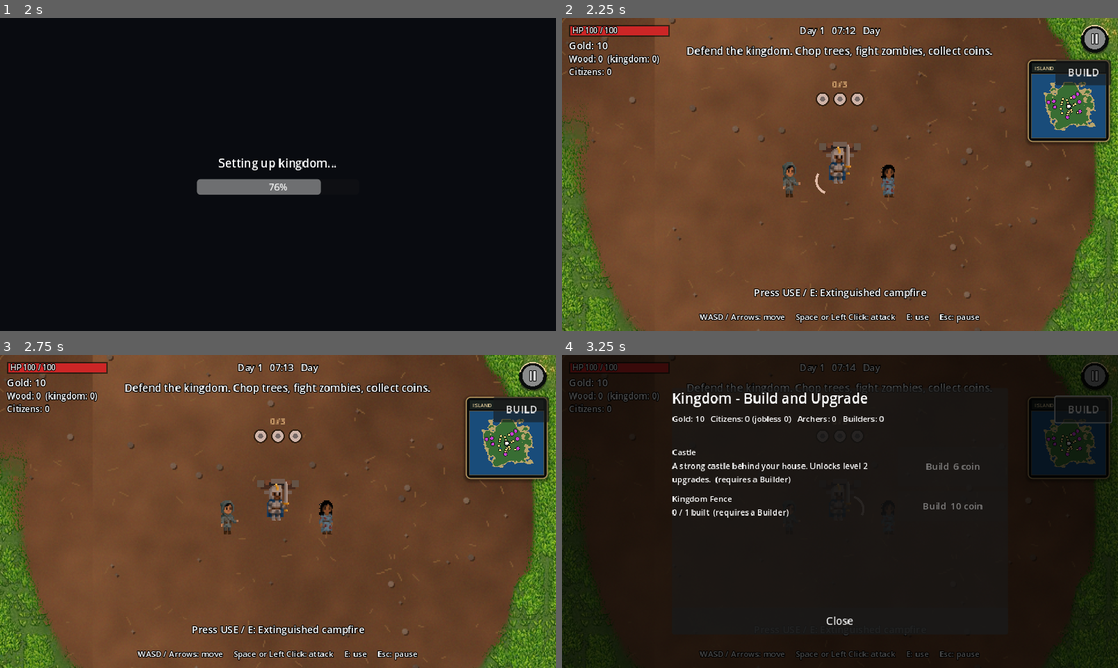
Above: before the commit, frames 1-4 (two rows, left to right).
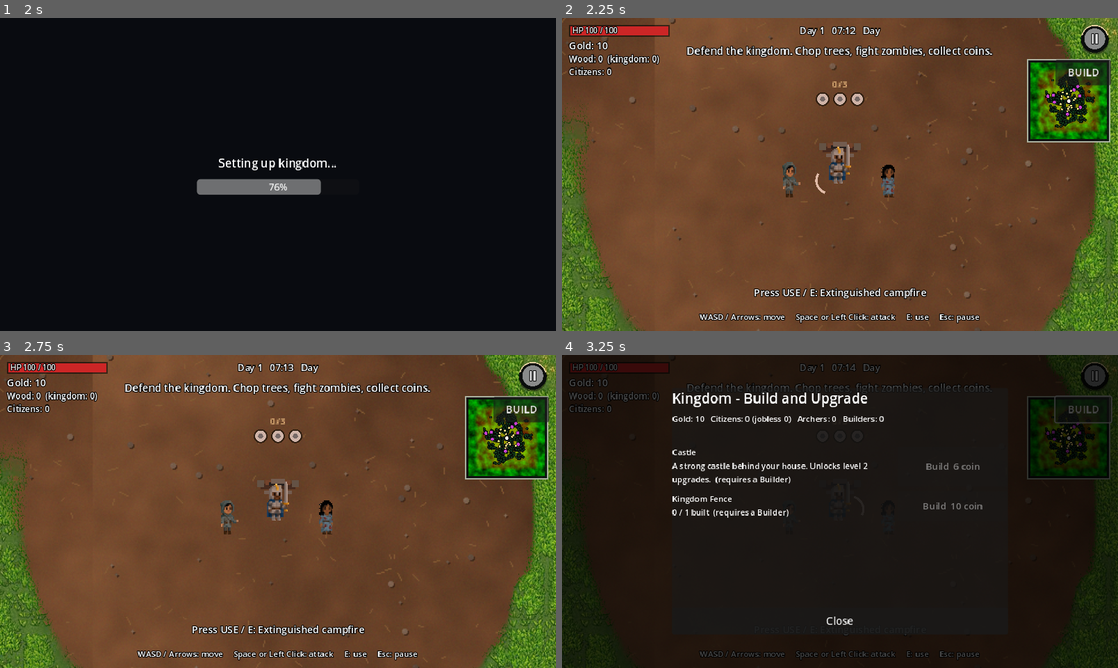
Above: after the commit, the same moments.

Repository: afie-boop/The-Fallen-Kingdom
Game: Godot game, scene res://scenes/main_menu.tscn
The game is run twice, just before and just after one commit, with the same random seed, the same clock (stepped at 60 frames per second) and the same inputs.
Inputs (mouse positions are in pixels of both pictures, inside the frame that each line leads up to):
- Up to frame 1 (2 s): click "New Game" at 0.5 s; tap Enter at 1.25 s; move the mouse to (400, 158) at 1.27 s; hold D from 1.28 s (still down); hold E from 1.28 s (still down); click (400, 158) at 1.42 s; tap Space at 1.52 s
- Up to frame 2 (2.25 s): release D at 2 s; release E at 2 s; drag from (728, 190) to (812, 237) at 2.02 s
- Up to frame 3 (2.75 s): no input
- Up to frame 4 (3.25 s): click "BUILD" at 2.75 s

Frame 1 is identical in both runs. In frame 2, 3.7% of the frame differs, in the area x 83-99%, y 13-41%; in frame 3, 3.7%; in frame 4, 2.3%.
Error in both runs: Invalid access to property or key 'dead' on a base object of type 'Nil'. (res://scripts/game.gd:405)

Commit message:
Restore original live island minimap rendering

Diff:
--- a/extracted/The-Fallen-Kingdom/scripts/minimap.gd
+++ b/extracted/The-Fallen-Kingdom/scripts/minimap.gd
@@ -8,19 +8,6 @@
 var entities: Node2D
 var world_size: Vector2 = Vector2(4800, 4800)
 var _refresh_t: float = 0.0
-var _map_texture: ImageTexture
-var _frame_style: StyleBoxFlat
-
-func _ready() -> void:
-    _frame_style = StyleBoxFlat.new()
-    _frame_style.bg_color = Color(0.025, 0.038, 0.043, 0.96)
-    _frame_style.border_color = Color(0.72, 0.60, 0.38, 0.92)
-    _frame_style.set_border_width_all(2)
-    _frame_style.set_corner_radius_all(8)
-    _frame_style.shadow_color = Color(0, 0, 0, 0.35)
-    _frame_style.shadow_size = 6
-    _frame_style.shadow_offset = Vector2(0, 2)
-
 
 func setup(map_data: IslandMap, player_node: Node2D, castle_node: Node2D, world_nodes: Node2D, size: Vector2) -> void:
     island = map_data
@@ -28,7 +15,6 @@
     castle = castle_node
     entities = world_nodes
     world_size = size
-    _make_map_texture()
     queue_redraw()
 
 func _process(delta: float) -> void:
@@ -37,36 +23,16 @@
         _refresh_t = 0.18
         queue_redraw()
 
-
-func _make_map_texture() -> void:
-    if island == null:
-        return
-    var img := Image.create(160, 160, false, Image.FORMAT_RGBA8)
-    for y in 160:
-        for x in 160:
-            var p := Vector2((float(x) + 0.5) / 160.0 * world_size.x, (float(y) + 0.5) / 160.0 * world_size.y)
-            var field: float = island.sample(p)
-            var col := Color(0.10, 0.30, 0.48)
-            if field > 0.1:
-                col = Color(0.22, 0.43, 0.20)
-            elif field > 0.0:
-                col = Color(0.72, 0.64, 0.42)
-            img.set_pixel(x, y, col)
-    _map_texture = ImageTexture.create_from_image(img)
-
 func _draw() -> void:
     var rect := Rect2(Vector2.ZERO, size)
-    if _frame_style != null:
-        draw_style_box(_frame_style, rect)
-    draw_rect(Rect2(Vector2(7, 6), Vector2(maxf(0.0, size.x - 14.0), 16.0)), Color(0.10, 0.13, 0.12, 0.98), true)
-    draw_string(ThemeDB.fallback_font, Vector2(12, 18), "ISLAND", HORIZONTAL_ALIGNMENT_LEFT, -1, 9, Color(0.88, 0.80, 0.61))
+    draw_rect(rect, Color(0.035, 0.055, 0.065, 0.9), true)
+    draw_rect(rect, Color(0.72, 0.75, 0.68, 0.9), false, 2.0)
     if island == null or island.texture == null:
         return
-    var pad := Rect2(Vector2(7, 25), Vector2(maxf(1.0, size.x - 14.0), maxf(1.0, size.y - 32.0)))
-    if _map_texture != null:
-        draw_texture_rect(_map_texture, pad, false)
-        draw_rect(pad, Color(0.78, 0.72, 0.56, 0.42), false, 1.0)
+    var pad := Rect2(Vector2(5, 5), size - Vector2(10, 10))
+    draw_texture_rect(island.texture, pad, false, Color(0.75, 0.88, 0.76))
     if entities != null and is_instance_valid(entities):
+        _draw_group("trees", Color(0.08, 0.25, 0.11), 1.4, pad)
         _draw_group("zombie_caves", Color(0.78, 0.25, 0.82), 2.8, pad)
         _draw_group("wildlife", Color(0.96, 0.88, 0.53), 1.7, pad)
     if castle != null and is_instance_valid(castle):
